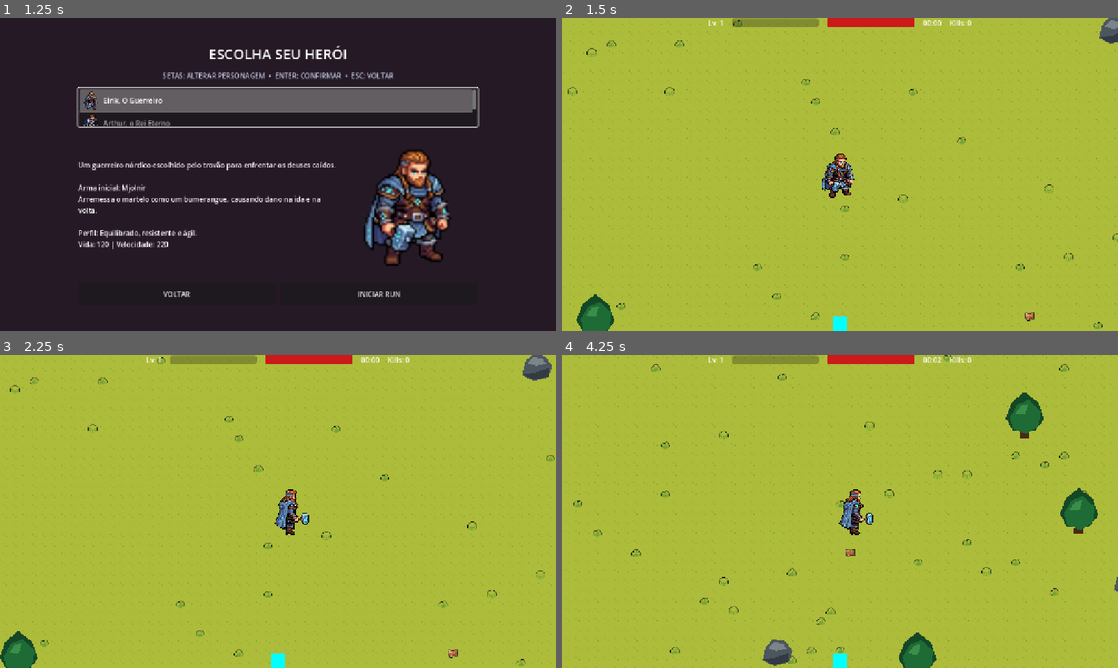
Above: before the commit, frames 1-4 (two rows, left to right).
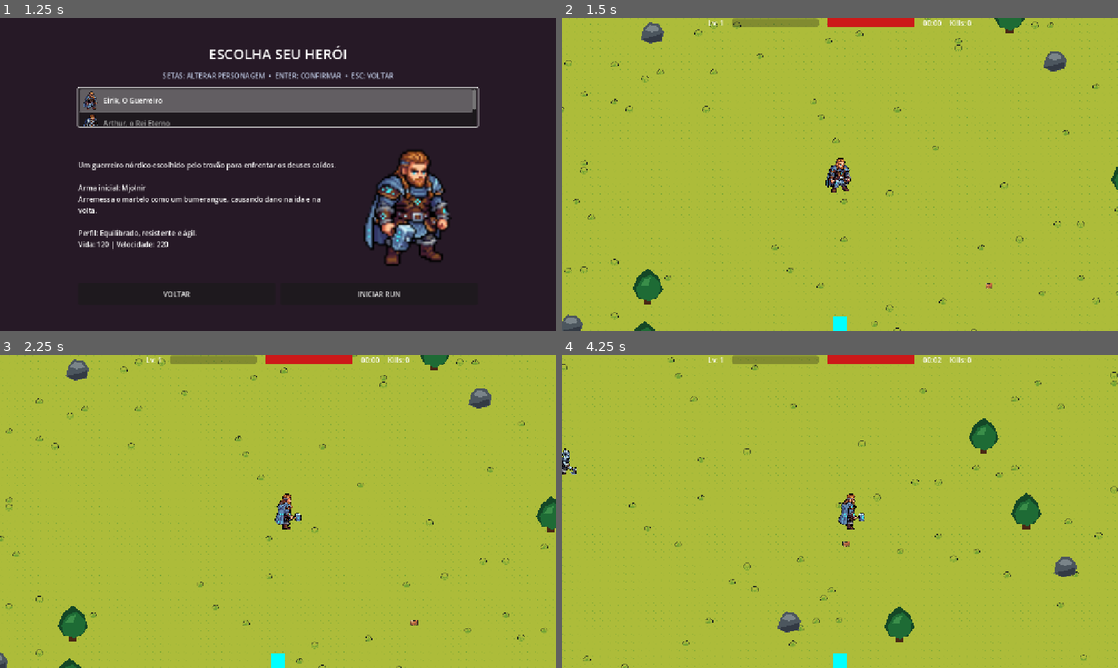
Above: after the commit, the same moments.

Repository: Igordcs/pantheon-survivors
Game: Godot game, scene res://scenes/ui/main_menu.tscn
Two runs of this game, one before a commit and one after it. Both use one fixed random seed, a clock stepped at 60 frames per second and the inputs below. The engine's default icon, where the game draws it, is replaced by a stand-in: a white triangle on a blue panel in a dark square.
Inputs:
- Up to frame 1 (1.25 s): click "JOGAR" at 0.5 s
- Up to frame 2 (1.5 s): click "INICIAR RUN" at 1.25 s
- Up to frame 3 (2.25 s): tap Enter (ui_accept) at 2 s; hold D (move_right) from 2.03 s (still down)
- Up to frame 4 (4.25 s): tap Enter (ui_accept) at 2.27, 3.02 s; release D (move_right) at 2.78 s; hold S (move_down) 2.78-3.53 s; hold D (move_right) from 3.53 s (still down)

Frame 1 is identical in both runs. In frame 2, 6.6% of the frame differs, in the area x 0-100%, y 0-100%; in frame 3, 6.6%; in frame 4, 8.4%.

Commit message:
fix: smooth boss framing and expand gameplay view

Diff:
--- a/scenes/player/player.tscn
+++ b/scenes/player/player.tscn
@@ -4,6 +4,7 @@
 [ext_resource type="Script" uid="uid://rpi6bjtolxtp" path="res://scripts/combat/health_component.gd" id="3_health"]
 [ext_resource type="Script" uid="uid://clxgf7qrmu808" path="res://scripts/progression/experience_component.gd" id="5_exp"]
 [ext_resource type="Script" uid="uid://bmsbqsv3bhycr" path="res://scripts/player/pickup_area.gd" id="6_pickup"]
+[ext_resource type="Script" path="res://scripts/camera/game_camera_controller.gd" id="7_camera"]
 
 [sub_resource type="CircleShape2D" id="CircleShape2D_1"]
 radius = 16.0
@@ -23,9 +24,10 @@
 shape = SubResource("CircleShape2D_1")
 
 [node name="Camera2D" type="Camera2D" parent="."]
-zoom = Vector2(1.4, 1.4)
+zoom = Vector2(1.1, 1.1)
 position_smoothing_enabled = true
 position_smoothing_speed = 8.0
+script = ExtResource("7_camera")
 
 [node name="HealthComponent" type="Node" parent="."]
 script = ExtResource("3_health")
--- /dev/null
+++ b/scripts/camera/game_camera_controller.gd
@@ -0,0 +1,71 @@
+class_name GameCameraController
+extends Camera2D
+## Smoothly frames normal gameplay and boss encounters without changing parents.
+
+@export_category("Gameplay View")
+@export_range(0.5, 2.0, 0.05) var gameplay_zoom: float = 1.1
+
+@export_category("Boss Framing")
+@export_range(0.5, 1.5, 0.05) var minimum_boss_zoom: float = 0.8
+@export_range(64.0, 400.0, 8.0) var framing_padding: float = 180.0
+@export_range(1.0, 12.0, 0.5) var transition_speed: float = 4.0
+
+var _boss_target: Node2D
+var _is_framing_boss: bool = false
+
+
+func _ready() -> void:
+	zoom = Vector2.ONE * gameplay_zoom
+
+
+func focus_boss(boss: Node2D) -> void:
+	if not is_instance_valid(boss):
+		return
+	_boss_target = boss
+	_is_framing_boss = true
+
+
+func release_boss() -> void:
+	_is_framing_boss = false
+	_boss_target = null
+
+
+func _process(delta: float) -> void:
+	if _is_framing_boss and not is_instance_valid(_boss_target):
+		release_boss()
+
+	var target_position := Vector2.ZERO
+	var target_zoom := gameplay_zoom
+	if _is_framing_boss:
+		target_position = _get_boss_framing_position()
+		target_zoom = _get_boss_framing_zoom()
+
+	var blend := 1.0 - exp(-transition_speed * delta)
+	position = position.lerp(target_position, blend)
+	zoom = zoom.lerp(Vector2.ONE * target_zoom, blend)
+
+
+func _get_boss_framing_position() -> Vector2:
+	var player := get_parent() as Node2D
+	if player == null:
+		return Vector2.ZERO
+	var midpoint := (player.global_position + _boss_target.global_position) * 0.5
+	return player.to_local(midpoint)
+
+
+func _get_boss_framing_zoom() -> float:
+	var player := get_parent() as Node2D
+	if player == null:
+		return gameplay_zoom
+	var half_separation := (
+		player.global_position - _boss_target.global_position
+	).abs() * 0.5
+	var required_half_size := half_separation + Vector2.ONE * framing_padding
+	var viewport_half_size := get_viewport_rect().size * 0.5
+	var horizontal_zoom := viewport_half_size.x / maxf(required_half_size.x, 1.0)
+	var vertical_zoom := viewport_half_size.y / maxf(required_half_size.y, 1.0)
+	return clampf(
+		minf(horizontal_zoom, vertical_zoom),
+		minimum_boss_zoom,
+		gameplay_zoom
+	)
--- a/scripts/core/game.gd
+++ b/scripts/core/game.gd
@@ -11,6 +11,9 @@
 @onready var results_panel := $CanvasLayer/ResultsPanel
 @onready var pause_panel := $CanvasLayer/PausePanel
 @onready var world_generator: WorldGenerator = $World/Environment
+@onready var game_camera: GameCameraController = $World/Player/Camera2D
+
+var _active_boss: Node2D
 
 
 func _ready() -> void:
@@ -70,6 +73,7 @@
 
 
 func _on_boss_spawned(boss_node: Node2D) -> void:
+	_active_boss = boss_node
 	var boss_health = boss_node.get_node_or_null("HealthComponent") as HealthComponent
 	if boss_health:
 		boss_health.health_changed.connect(hud.update_boss_hp)
@@ -142,21 +146,11 @@
 		hud.add_weapon_icon(option.item_data.id)
 
 
-func _on_boss_fight_started(boss_pos: Vector2) -> void:
-
-	# A câmera foca no Boss e ignora o movimento do Player
-	var cam = player.get_node_or_null("Camera2D") as Camera2D
-	if cam:
-		cam.top_level = true
-		var tween = create_tween()
-		tween.tween_property(cam, "global_position", boss_pos, 1.0).set_ease(Tween.EASE_OUT)
+func _on_boss_fight_started(_boss_pos: Vector2) -> void:
+	if is_instance_valid(_active_boss):
+		game_camera.focus_boss(_active_boss)
 
 
 func _on_boss_fight_ended() -> void:
-
-	# Reseta a câmera para seguir o player novamente
-	var cam = player.get_node_or_null("Camera2D") as Camera2D
-	if cam:
-		cam.top_level = false
-		var tween = create_tween()
-		tween.tween_property(cam, "position", Vector2.ZERO, 0.5)
+	game_camera.release_boss()
+	_active_boss = null
--- a/scripts/core/run_manager.gd
+++ b/scripts/core/run_manager.gd
@@ -46,9 +46,8 @@
 	print("WARNING: O Deus Caído chegou!")
 
 	# Desabilita spawn de inimigos comuns
-	if enemy_spawner and enemy_spawner.has_method("set_process"):
-		enemy_spawner.set_process(false)
-		enemy_spawner.set_physics_process(false)
+	if enemy_spawner and enemy_spawner.has_method("stop_spawning"):
+		enemy_spawner.stop_spawning()
 
 	# Spawna o boss próximo do player (300px) mas não em cima
 	var players = get_tree().get_nodes_in_group("player")
--- /dev/null
+++ b/tests/camera/game_camera_controller_test.gd
@@ -0,0 +1,56 @@
+extends SceneTree
+
+var _failures: int = 0
+
+
+func _initialize() -> void:
+	_run_test.call_deferred()
+
+
+func _run_test() -> void:
+	var player := Node2D.new()
+	var camera := GameCameraController.new()
+	var boss := Node2D.new()
+	root.add_child(player)
+	player.add_child(camera)
+	root.add_child(boss)
+	await process_frame
+
+	if camera.gameplay_zoom >= 1.4:
+		_fail("Gameplay zoom should expose more world area than the previous camera.")
+
+	boss.global_position = Vector2(600.0, 0.0)
+	camera.focus_boss(boss)
+	camera._process(0.1)
+	if camera.top_level:
+		_fail("Boss framing must not detach the camera from the player.")
+	if camera.position.x <= 0.0 or camera.position.x >= 300.0:
+		_fail("The camera did not begin a smooth transition toward the midpoint.")
+
+	for _index in range(30):
+		camera._process(0.1)
+	if camera.position.distance_to(Vector2(300.0, 0.0)) > 1.0:
+		_fail("The camera did not settle between the player and boss.")
+
+	var focused_position := camera.position
+	camera.release_boss()
+	camera._process(0.1)
+	if camera.position.x >= focused_position.x:
+		_fail("The camera did not begin returning to the player.")
+	for _index in range(30):
+		camera._process(0.1)
+	if camera.position.length() > 1.0:
+		_fail("The camera did not return to the player after the boss encounter.")
+	if not is_equal_approx(camera.zoom.x, camera.gameplay_zoom):
+		_fail("The camera did not restore its gameplay zoom.")
+
+	boss.free()
+	player.free()
+	if _failures == 0:
+		print("GameCameraController tests passed.")
+	quit(_failures)
+
+
+func _fail(message: String) -> void:
+	_failures += 1
+	push_error("GameCameraController test: %s" % message)
Not shown, added: scripts/camera/game_camera_controller.gd.uid
Not shown, added: tests/camera/game_camera_controller_test.gd.uid
